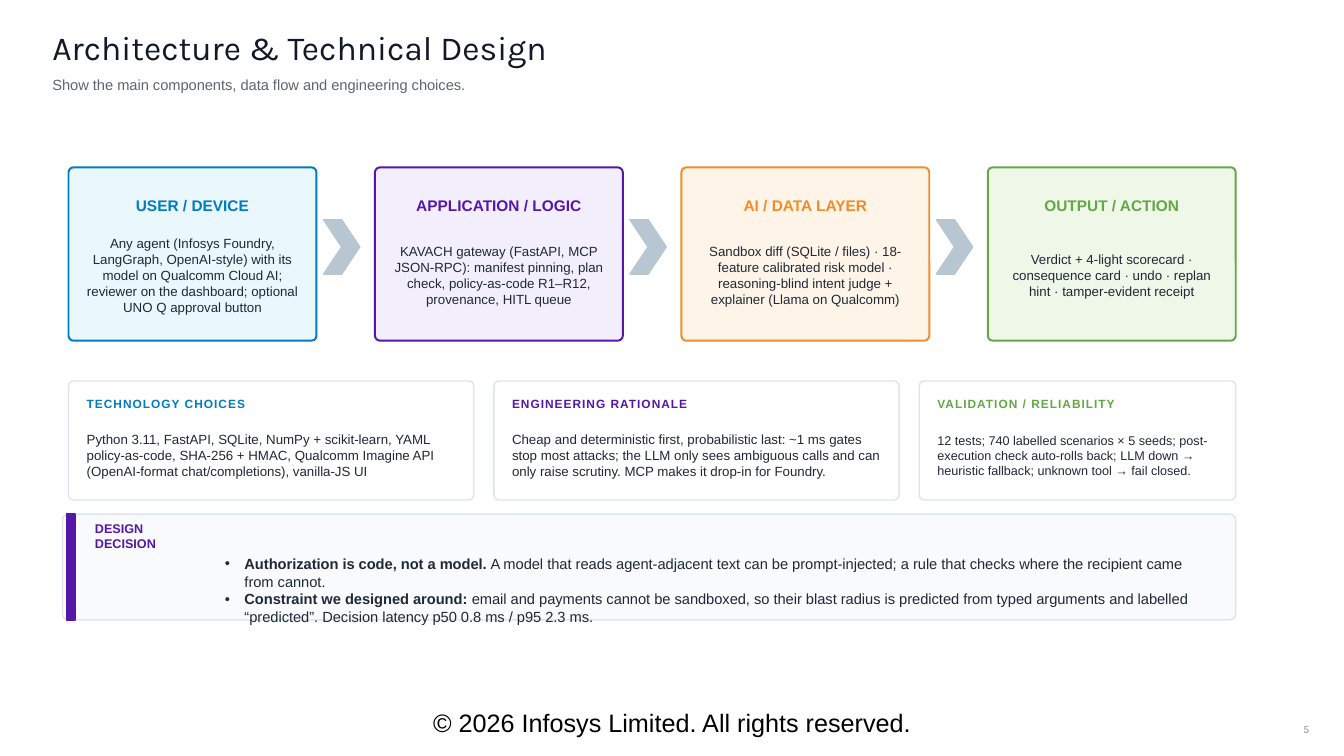
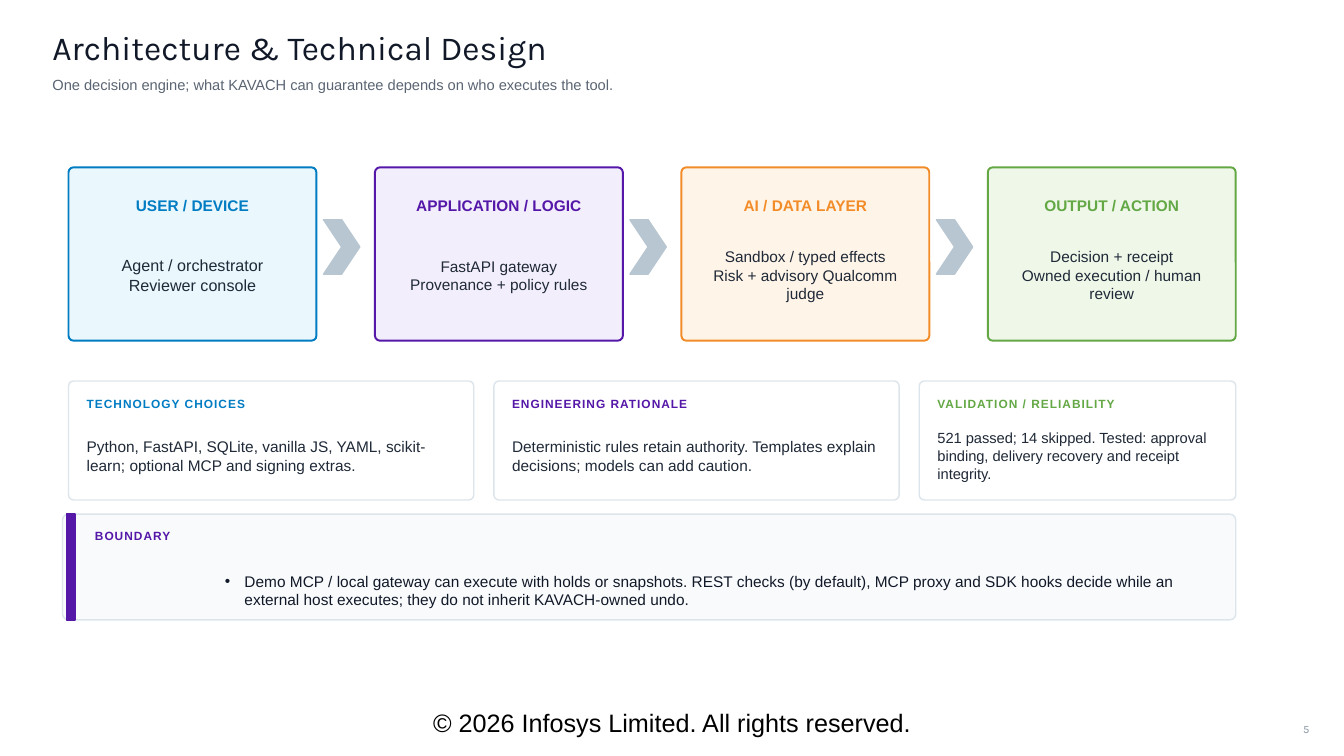
Before and after one commit to VismayHS/Kavach_Guardrail, a slide deck: slide 5 of deliverables/KAVACH_Solution_Deck.pptx. Drawn at 1344x756 pixels with LibreOffice and Linux fonts; fonts in the diff are those of the drawing; background and template pictures are left out. Boxes give left, top, right and bottom in pixels: in the first picture for what was removed or moved away, otherwise in the second. Text is boxed around its words. In the diff, an @@ line names an element or a change of style, - is before the commit and + after.

Commit message:
Solution deck: comparison, AgentOS and architecture slides, reference deck and validators

```diff
--- a/deliverables/KAVACH_Solution_Deck.pptx
+++ b/deliverables/KAVACH_Solution_Deck.pptx
@@ text at bbox=[52, 79, 614, 93]: text changed @@
-Show the main components, data flow and engineering choices.
+One decision engine; what KAVACH can guarantee depends on who executes the tool.
@@ text at bbox=[122, 259, 263, 291]: text changed; size 9.5 to 11.5 pt @@
-Any agent (Infosys Foundry, LangGraph, OpenAI-style) with its model on Qualcomm Cloud AI; reviewer on the dashboard; optional UNO Q approval button
+Agent / orchestrator
+Reviewer console
@@ text at bbox=[410, 261, 587, 293]: text changed; size 9.5 to 11 pt @@
-KAVACH gateway (FastAPI, MCP JSON-RPC): manifest pinning, plan check, policy-as-code R1–R12, provenance, HITL queue
+FastAPI gateway
+Provenance + policy rules
@@ text at bbox=[713, 251, 898, 302]: text changed; size 9.5 to 11 pt @@
-Sandbox diff (SQLite / files) · 18-feature calibrated risk model · reasoning-blind intent judge + explainer (Llama on Qualcomm)
+Sandbox / typed effects
+Risk + advisory Qualcomm judge
@@ text at bbox=[1022, 251, 1201, 299]: text changed; size 9.5 to 11 pt @@
-Verdict + 4-light scorecard · consequence card · undo · replan hint · tamper-evident receipt
+Decision + receipt
+Owned execution / human review
@@ text at bbox=[87, 441, 425, 474]: text changed; size 9.5 to 11 pt @@
-Python 3.11, FastAPI, SQLite, NumPy + scikit-learn, YAML policy-as-code, SHA-256 + HMAC, Qualcomm Imagine API (OpenAI-format chat/completions), vanilla-JS UI
+Python, FastAPI, SQLite, vanilla JS, YAML, scikit-learn; optional MCP and signing extras.
@@ text at bbox=[512, 441, 876, 473]: text changed; size 9.5 to 11 pt @@
-Cheap and deterministic first, probabilistic last: ~1 ms gates stop most attacks; the LLM only sees ambiguous calls and can only raise scrutiny. MCP makes it drop-in for Foundry.
+Deterministic rules retain authority. Templates explain decisions; models can add caution.
@@ text at bbox=[937, 432, 1207, 482]: text changed; size 9 to 10.5 pt @@
-12 tests; 740 labelled scenarios × 5 seeds; post-execution check auto-rolls back; LLM down → heuristic fallback; unknown tool → fail closed.
+521 passed; 14 skipped. Tested: approval binding, delivery recovery and receipt integrity.
@@ text at bbox=[95, 531, 170, 540]: text changed; size 9 to 8.5 pt @@
-DESIGN DECISION
+BOUNDARY
@@ text at bbox=[244, 576, 1173, 608]: text changed; size 10.5 to 11 pt; text colour #1F2937 to #111827 @@
-• Authorization is code, not a model. A model that reads agent-adjacent text can be prompt-injected; a rule that checks where the recipient came from cannot.
-• Constraint we designed around: email and payments cannot be sandboxed, so their blast radius is predicted from typed arguments and labelled “predicted”. Decision latency p50 0.8 ms / p95 2.3 ms.
+• Demo MCP / local gateway can execute with holds or snapshots. REST checks (by default), MCP proxy and SDK hooks decide while an external host executes; they do not inherit KAVACH-owned undo.
```
Also in this commit, not shown: 6 other slides changed, 4 slides added, 8 slides removed, 29 other files.
